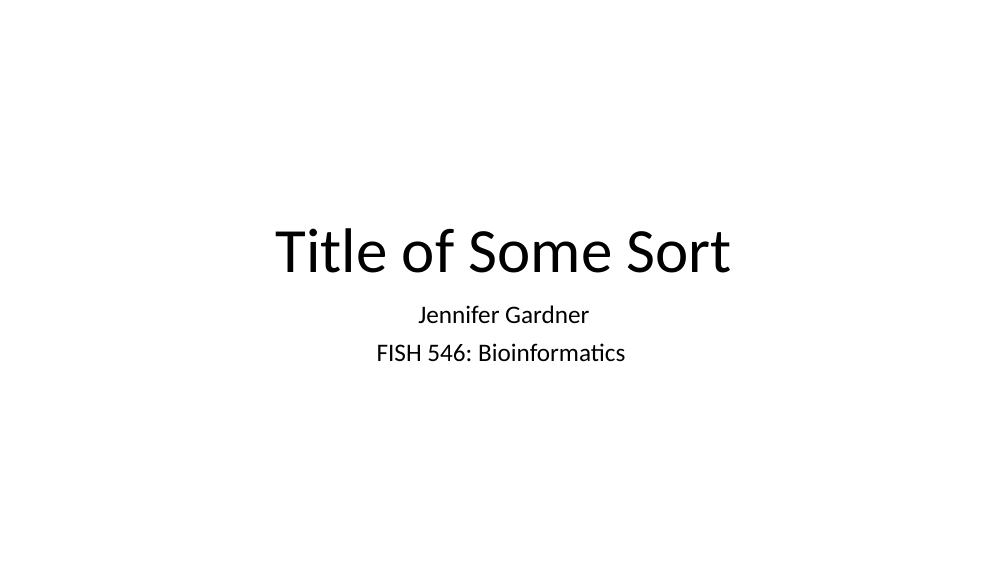
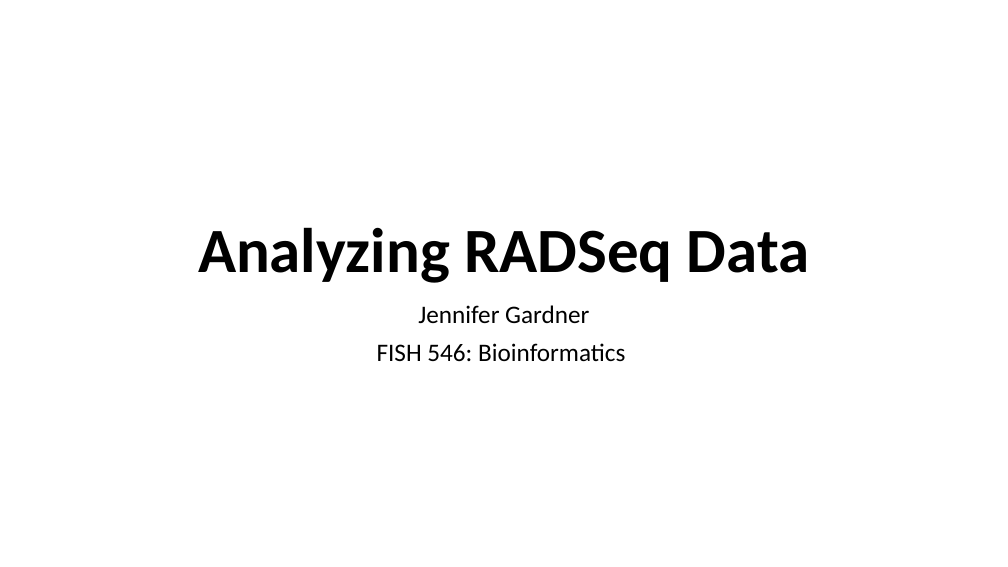
Before and after one commit to fish546-2018/Jenny-Snailfish, a slide deck: slide 1 of progress/flowchart.pptx. Drawn at 1008x567 pixels with LibreOffice and Linux fonts; fonts in the diff are those of the drawing. Boxes give left, top, right and bottom in pixels: in the first picture for what was removed or moved away, otherwise in the second. Text is boxed around its words. In the diff, an @@ line names an element or a change of style, - is before the commit and + after.

```diff
--- a/progress/flowchart.pptx
+++ b/progress/flowchart.pptx
@@ title at (x1=198, y1=227, x2=809, y2=283): text changed; bold on @@
-Title of Some Sort
+Analyzing RADSeq Data
```
Also in this commit, not shown: 2 other slides changed, 1 slide removed, 3 other files.
